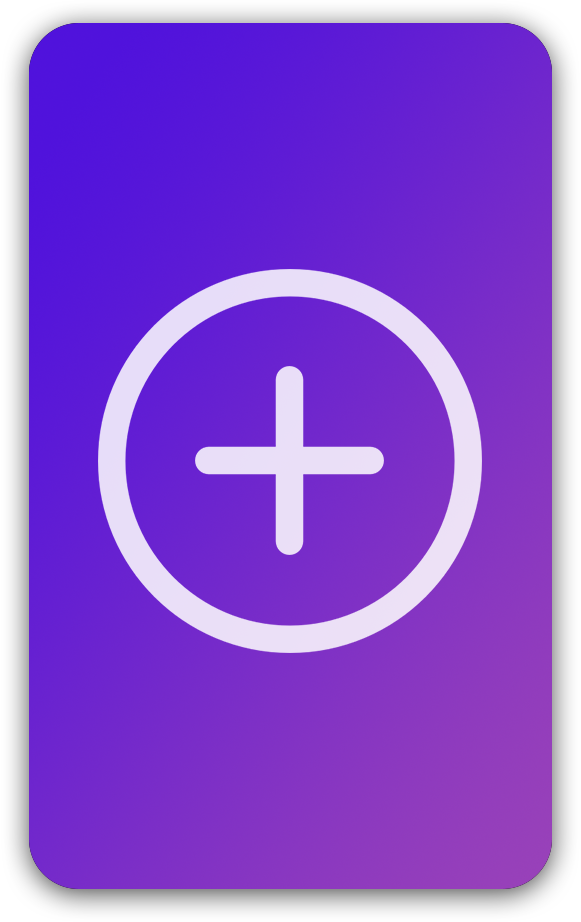
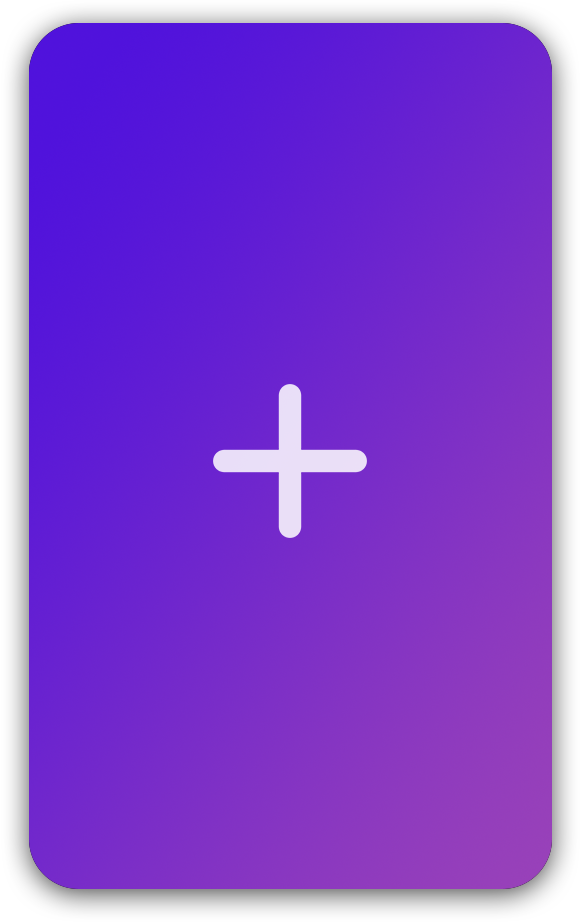
Before/after of a w=581, h=922 layered artwork. What changed in the layer stack:
hid "003-play-button-1", painted on it over [98, 269, 482, 653]
painted on "049-add" over [195, 366, 384, 555]
